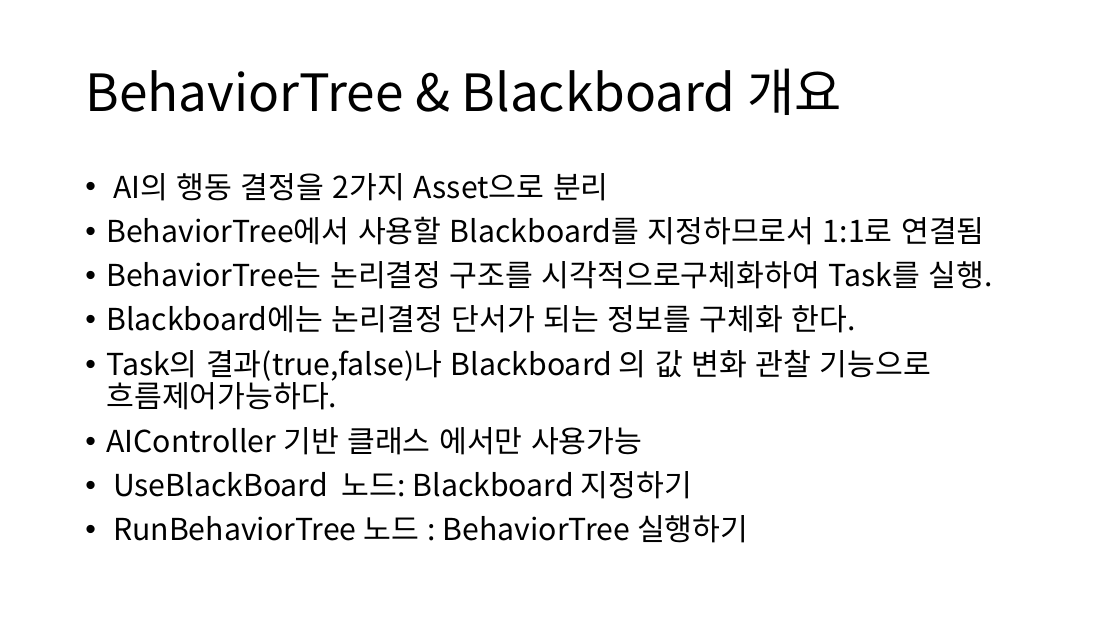
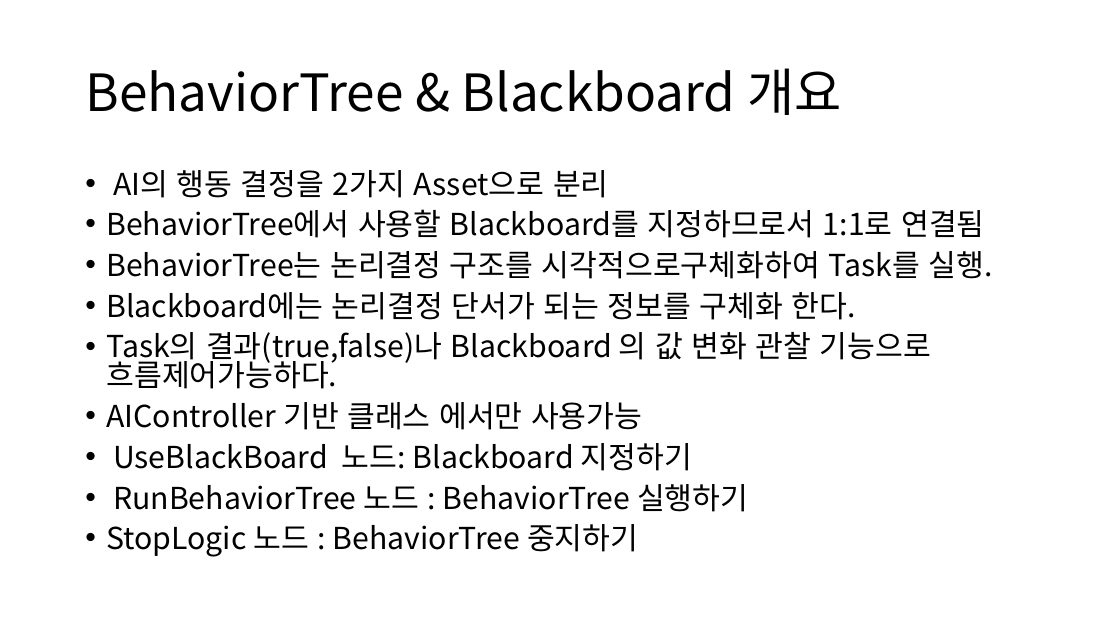
Before and after one commit to ldw9981/UE4_Blueprint, a slide deck: slide 25 of Day04/AI.pptx. Drawn at 1120x630 pixels with LibreOffice and Linux fonts; fonts in the diff are those of the drawing. Boxes give left, top, right and bottom in pixels: in the first picture for what was removed or moved away, otherwise in the second. Text is boxed around its words. In the diff, an @@ line names an element or a change of style, - is before the commit and + after.

```diff
--- a/Day04/AI.pptx
+++ b/Day04/AI.pptx
@@ text at (106, 170, 992, 512): line spacing 0.9 to 0.8 @@
@@ text at (106, 524, 638, 557): paragraph added @@
+• StopLogic 노드 : BehaviorTree 중지하기
```
Also in this commit, not shown: 3 other slides changed.
